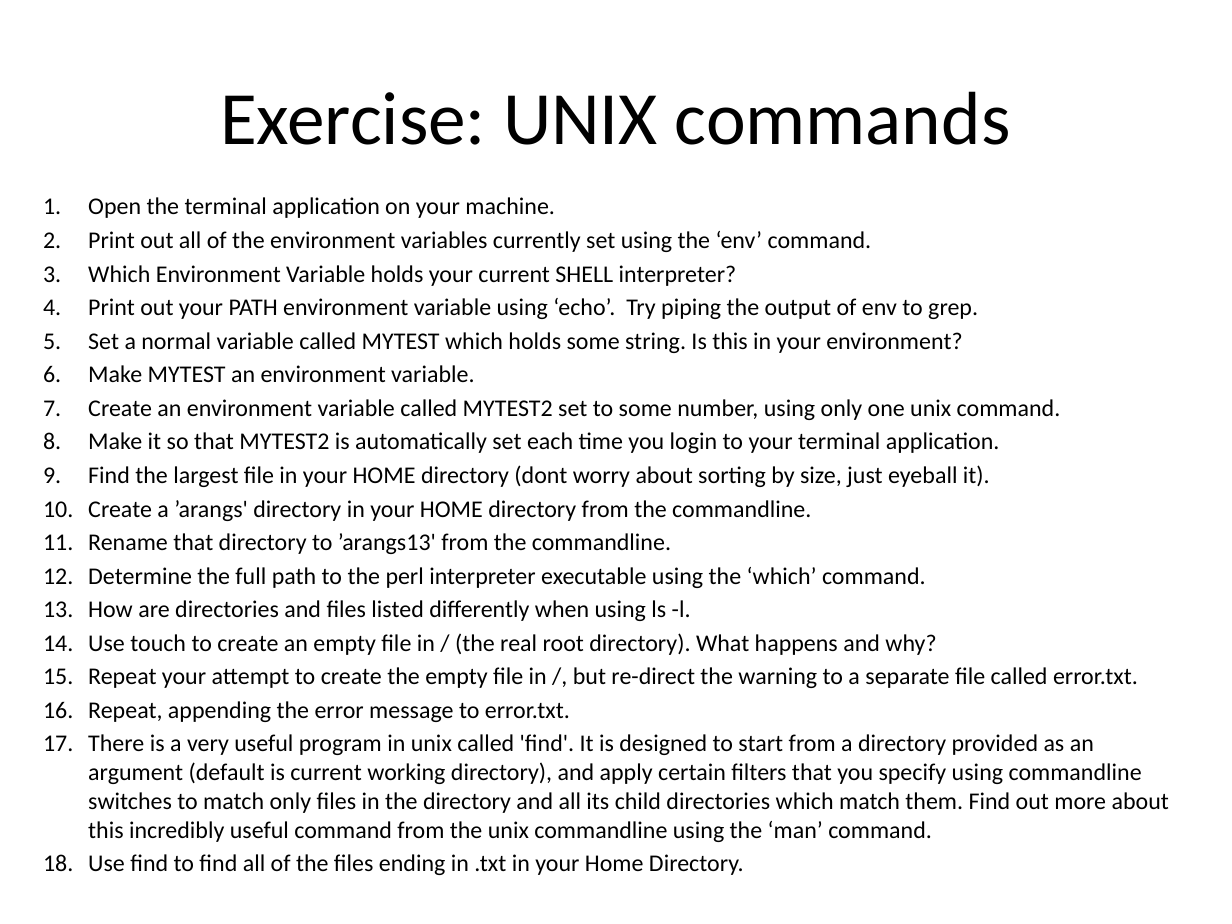
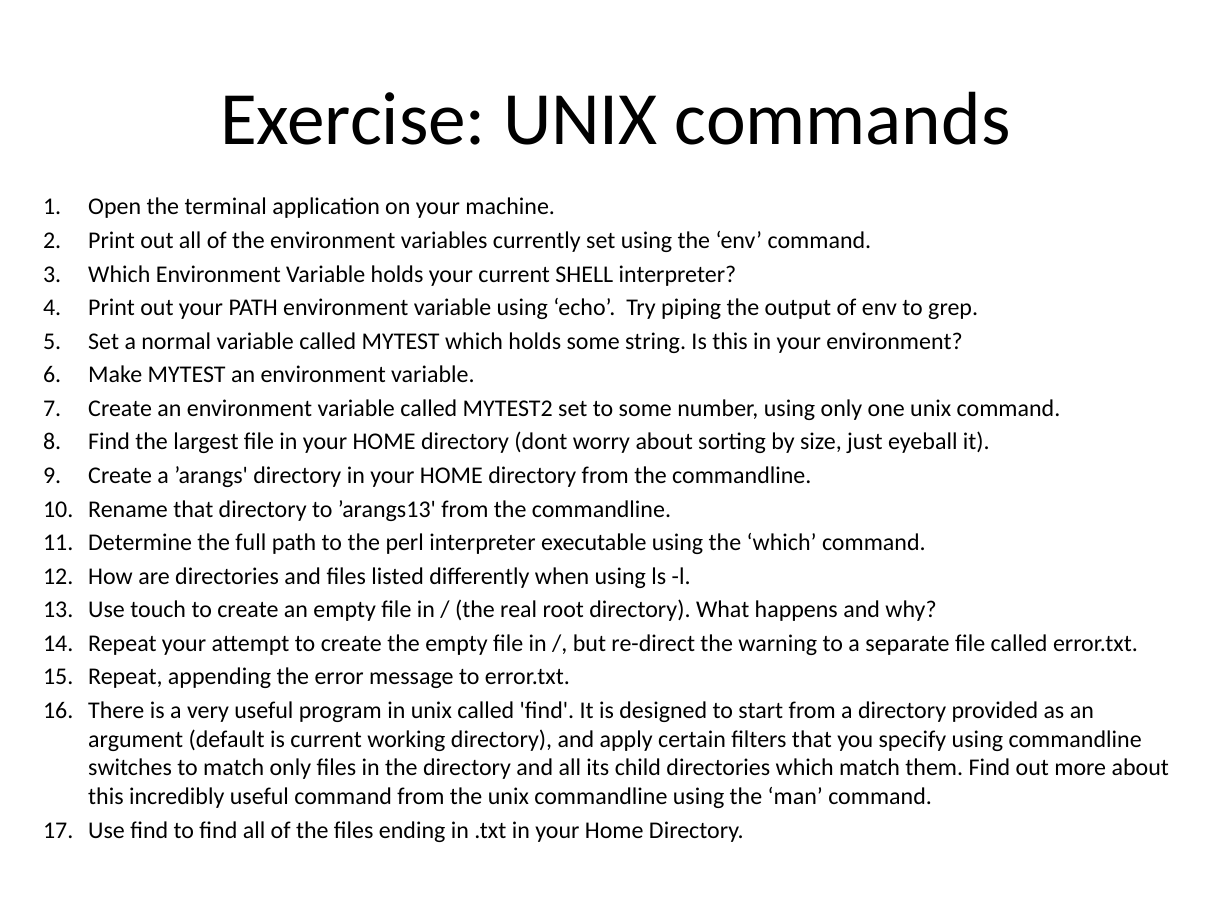
Before and after one commit to naturalis/arangs, a slide deck: slide 11 of doc/slides/day1/session3/UNIXCLI.pptx. Drawn at 1232x924 pixels with LibreOffice and Linux fonts; fonts in the diff are those of the drawing. Boxes give left, top, right and bottom in pixels: in the first picture for what was removed or moved away, otherwise in the second. Text is boxed around its words. In the diff, an @@ line names an element or a change of style, - is before the commit and + after.

Commit message:
removed editing of .bashrc from exercise

```diff
--- a/doc/slides/day1/session3/UNIXCLI.pptx
+++ b/doc/slides/day1/session3/UNIXCLI.pptx
@@ text at (88, 432, 1000, 453): paragraph removed @@
-8. Make it so that MYTEST2 is automatically set each time you login to your terminal application.
```
